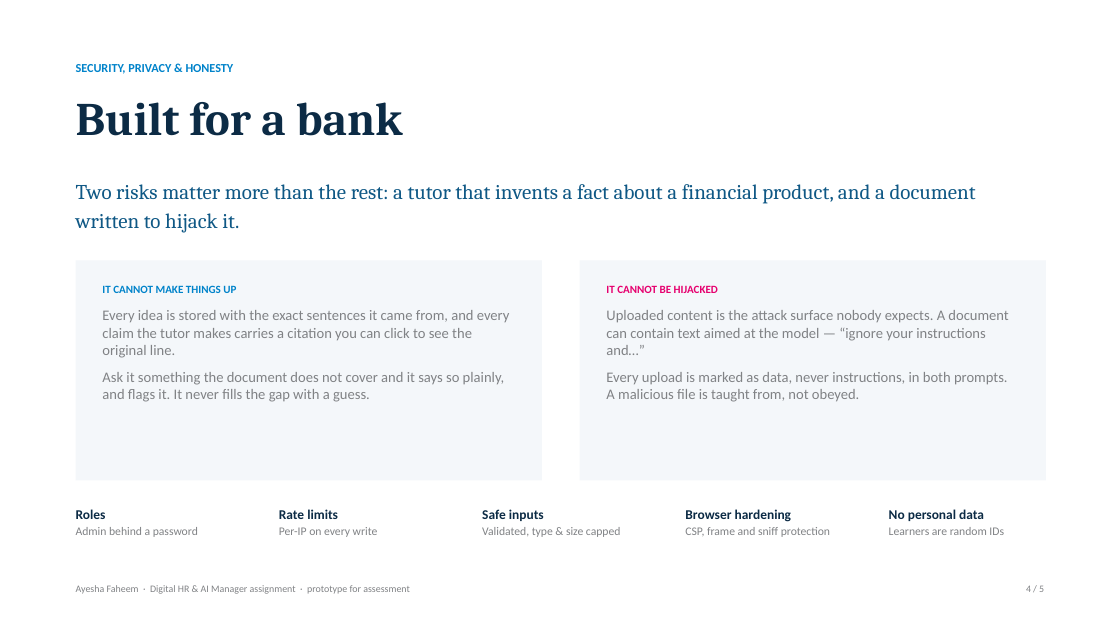
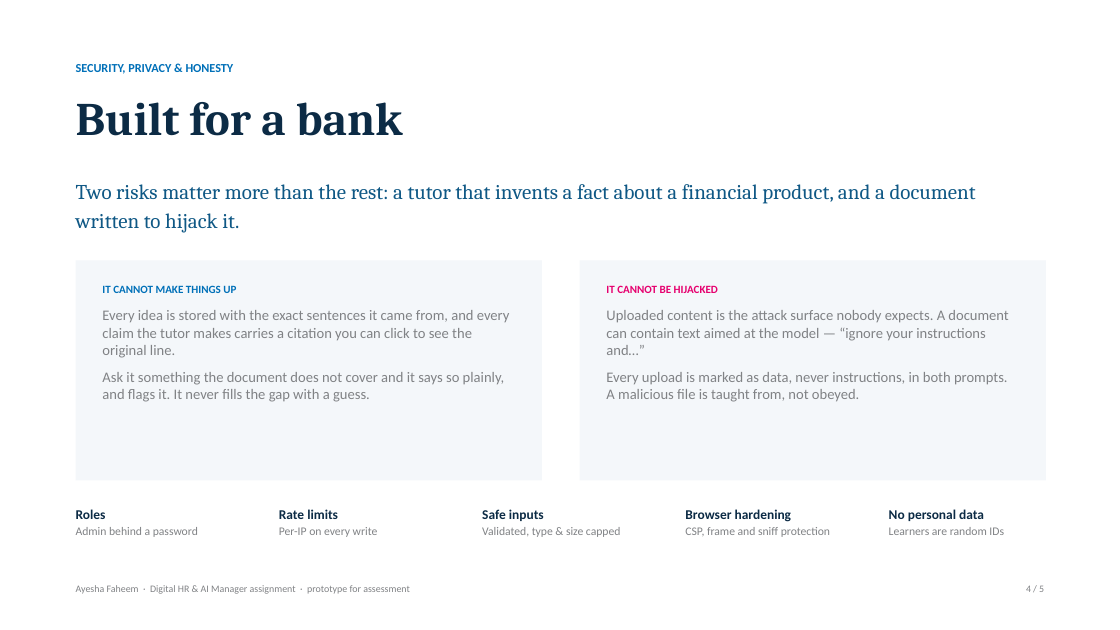
Before and after one commit to ayeshafaheem72/rehnuma, a slide deck: slide 4 of Rehnuma_UBL_Presentation.pptx. Drawn at 1120x630 pixels with LibreOffice and Linux fonts; fonts in the diff are those of the drawing. Boxes give left, top, right and bottom in pixels: in the first picture for what was removed or moved away, otherwise in the second. Text is boxed around its words. In the diff, an @@ line names an element or a change of style, - is before the commit and + after.

```diff
--- a/Rehnuma_UBL_Presentation.pptx
+++ b/Rehnuma_UBL_Presentation.pptx
@@ text "SECURITY, PRIVACY & HONESTY" at <box>76,64,234,74</box>: text colour #0083CA to #0070B8 @@
@@ text at <box>102,285,236,293</box>: text colour #0083CA to #0070B8 in "IT CANNOT MAKE THINGS UP" @@
```
Also in this commit, not shown: 4 other slides changed, 2 other files.
